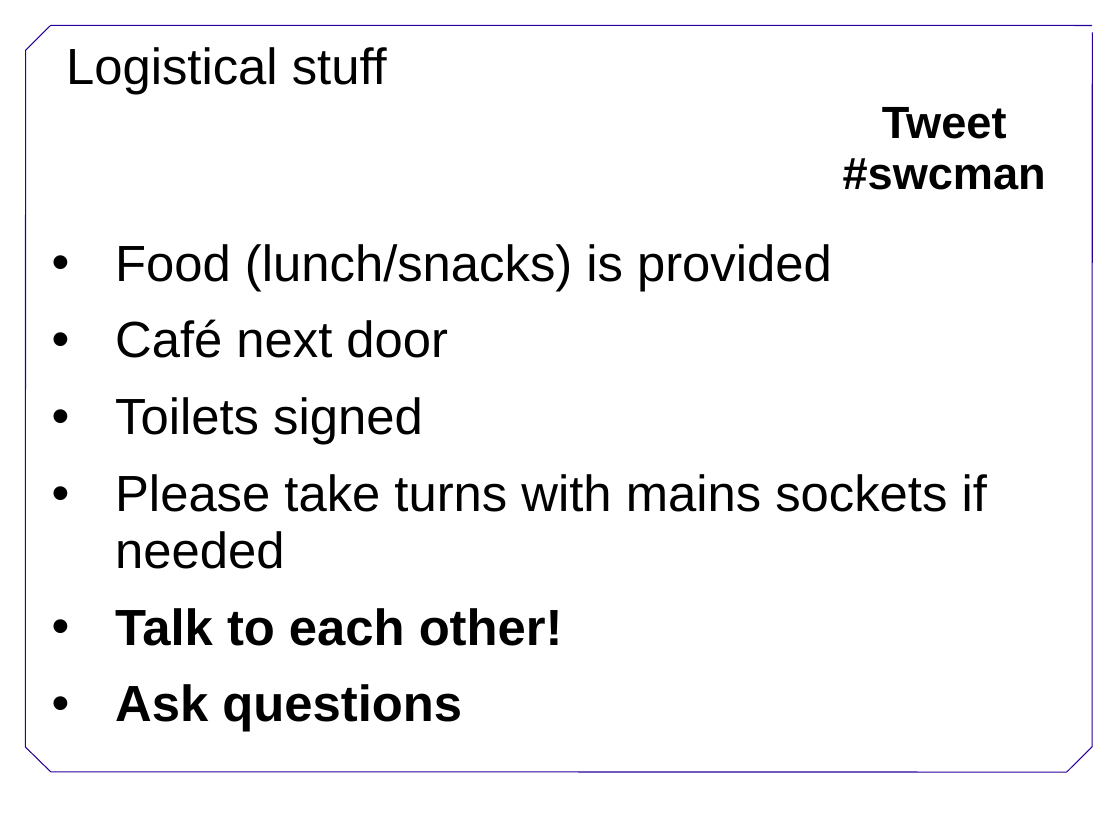
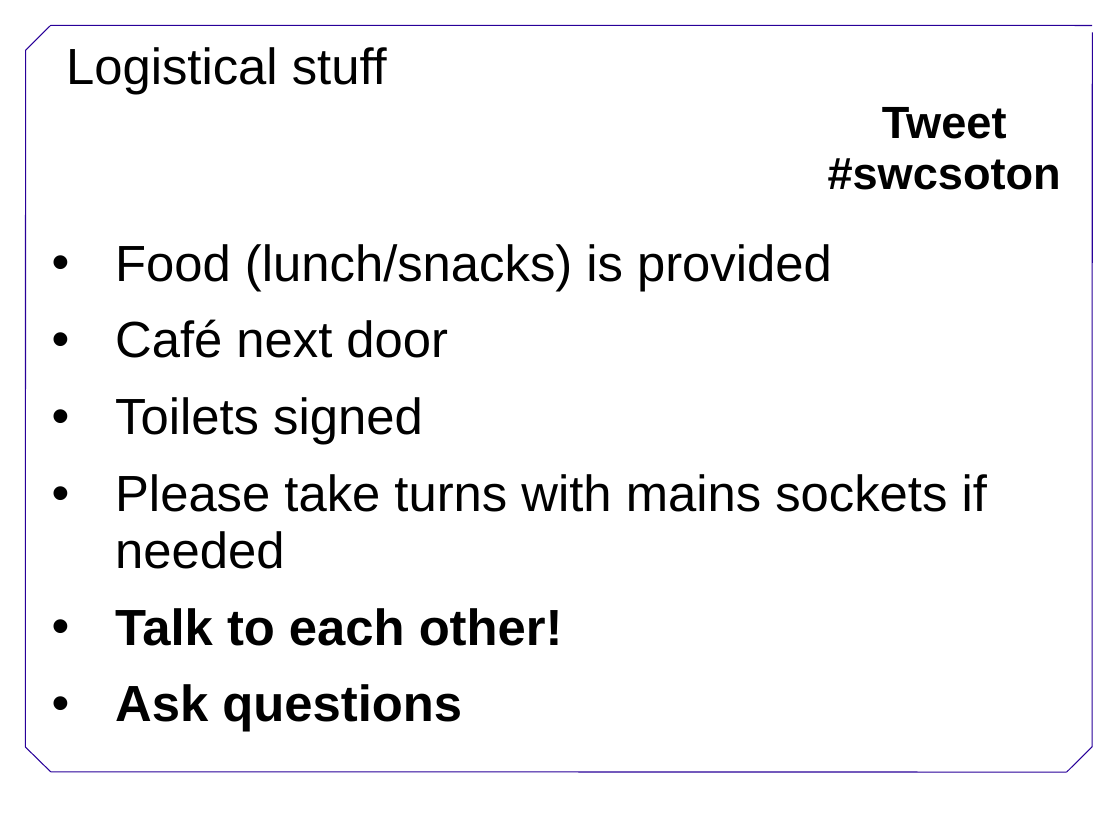
Before and after one commit to swcarpentry/DEPRECATED-boot-camps, a slide deck: slide 4 of Welcome.ppt. Drawn at 1120x840 pixels with LibreOffice and Linux fonts; fonts in the diff are those of the drawing; background and template pictures are left out. Boxes give left, top, right and bottom in pixels: in the first picture for what was removed or moved away, otherwise in the second. Text is boxed around its words. In the diff, an @@ line names an element or a change of style, - is before the commit and + after.

```diff
--- a/Welcome.ppt
+++ b/Welcome.ppt
@@ text at (x1=828, y1=107, x2=1061, y2=190): text changed @@
-Tweet #swcman
+Tweet #swcsoton
```
Also in this commit, not shown: 2 other slides changed, 2 other files.
